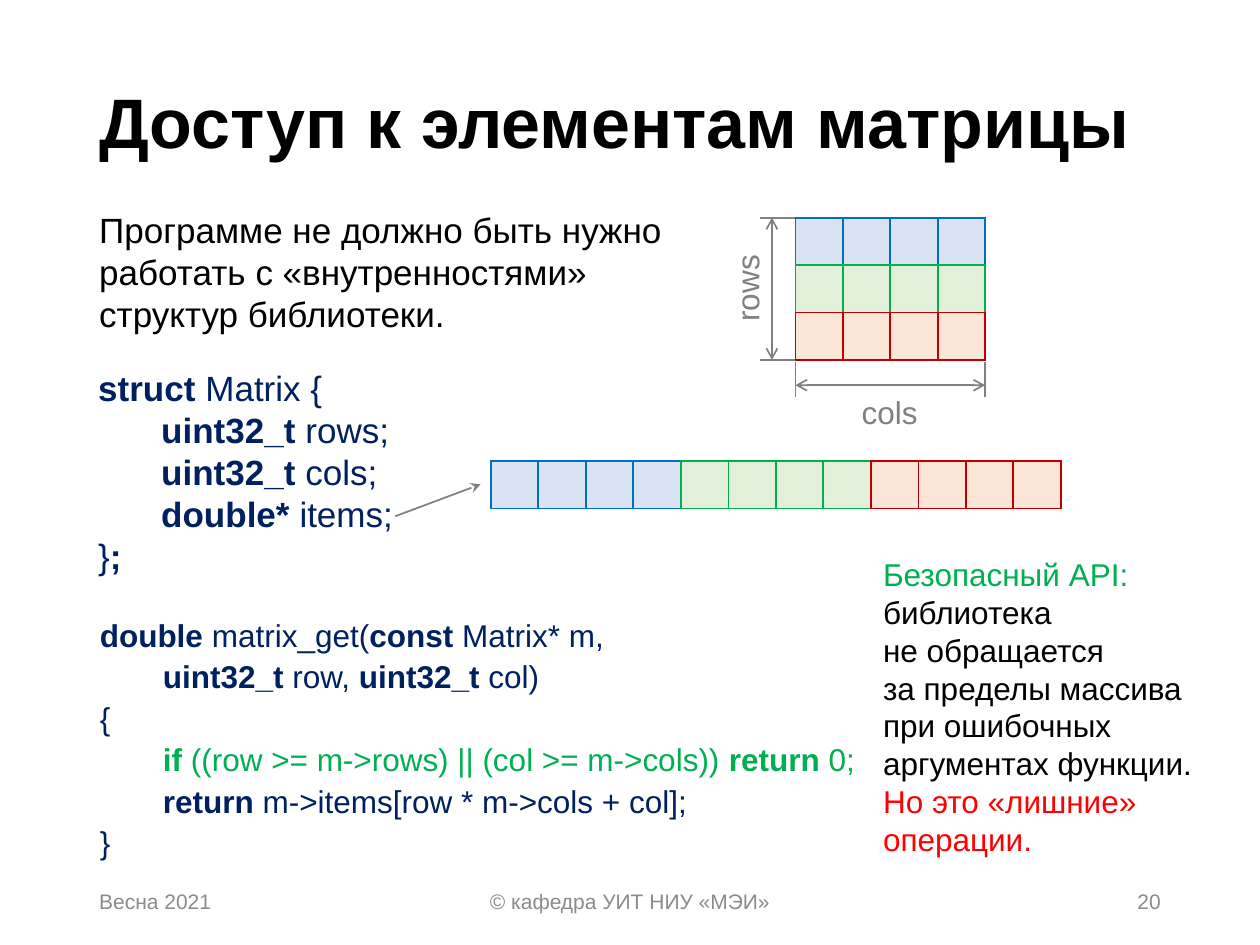
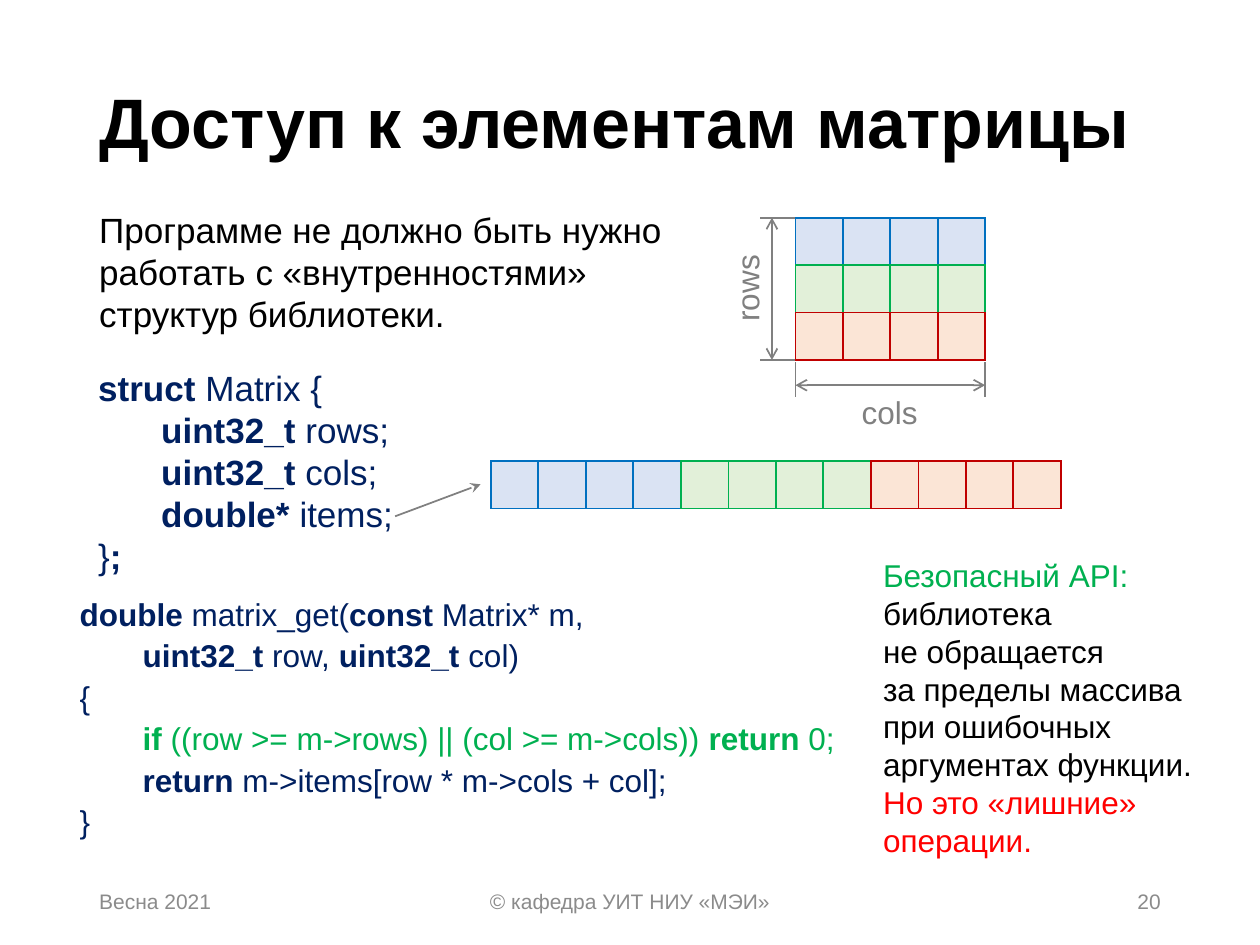
Before and after one commit to uii-mpei/cs-libs-lecture, a slide deck: slide 20 of lecture07_library.pptx. Drawn at 1260x945 pixels with LibreOffice and Linux fonts; fonts in the diff are those of the drawing. Boxes give left, top, right and bottom in pixels: in the first picture for what was removed or moved away, otherwise in the second. Text is boxed around its words. In the diff, an @@ line names an element or a change of style, - is before the commit and + after.

```diff
--- a/lecture07_library.pptx
+++ b/lecture07_library.pptx
@@ text "double matrix_get(const Matrix* m, uint32_t ...": place and size @@
-text "double matrix_get(const Matrix* m, uint32_t ..." at [100, 624, 855, 819]
+text "double matrix_get(const Matrix* m, uint32_t ..." at [80, 603, 834, 798]
```
Also in this commit, not shown: 3 other slides changed.
